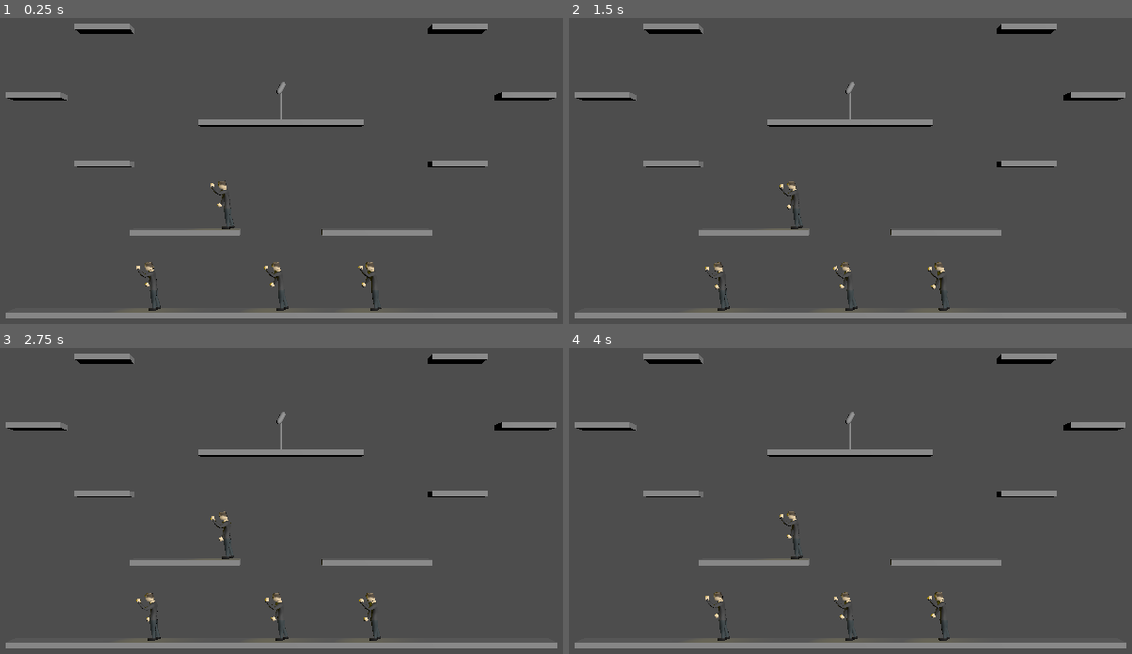
Above: before the commit, frames 1-4 (two rows, left to right).
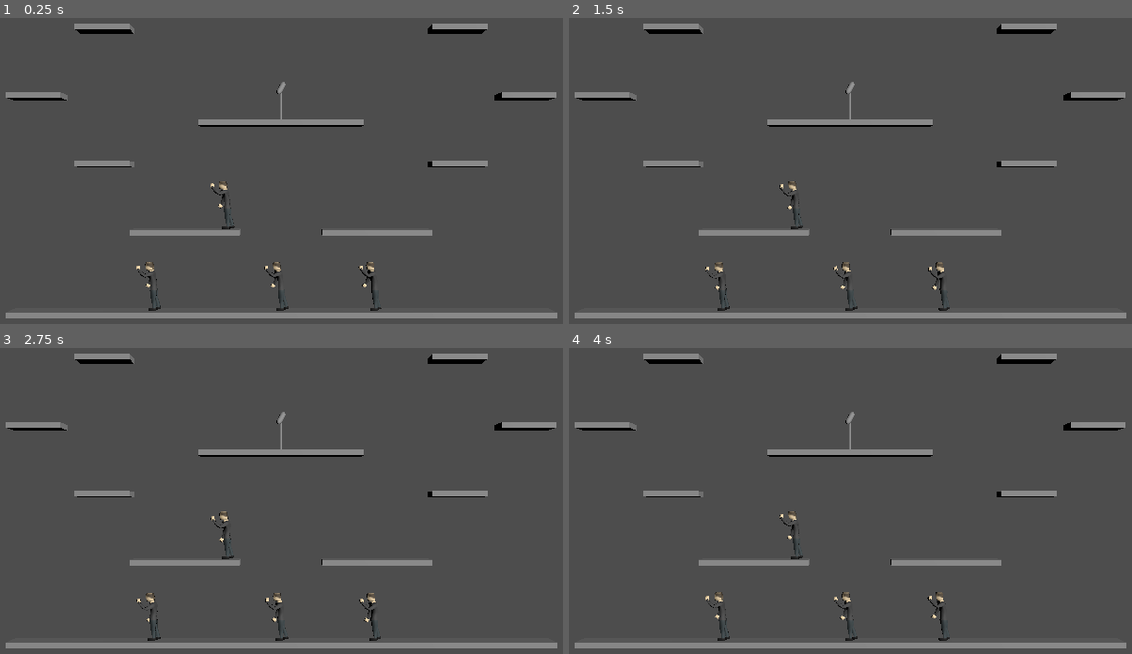
Above: after the commit, the same moments.

Repository: Dethcrvsh/mortal-democracy
Game: Godot game, scene res://scenes/main.tscn
Two runs of this game, one before a commit and one after it. Both use one fixed random seed, a clock stepped at 60 frames per second and the inputs below.
Inputs:
- Up to frame 1 (0.25 s): no input
- Up to frame 2 (1.5 s): no input
- Up to frame 3 (2.75 s): no input
- Up to frame 4 (4 s): no input

The runs differ from the first frame. In frame 1, 0.1% of the frame differs, in the area x 24-67%, y 53-89%; in frame 2, 0.1%; in frame 3, 0.1%; in frame 4, 0.1%.

Commit message:
trying ot fix punch animation

Diff:
--- a/scenes/jimmie_model.tscn
+++ b/scenes/jimmie_model.tscn
@@ -109,11 +109,6 @@
 
 [node name="Jimmie Åkesson" type="Node3D" parent="."]
 
-[node name="SpotLight3D" type="SpotLight3D" parent="Jimmie Åkesson"]
-transform = Transform3D(0.909824, 0, 0.414995, -0.221165, -0.846156, 0.484877, 0.35115, -0.532935, -0.769853, 3.27675, 9.13433, -9.44775)
-light_color = Color(0.960784, 0.882353, 0, 1)
-spot_range = 4.84228
-
 [node name="Camera" type="Node3D" parent="Jimmie Åkesson"]
 transform = Transform3D(0.685921, 0.651558, 0.324014, 0, 0.445271, -0.895396, -0.727676, 0.61417, 0.305421, 7.35889, 4.95831, 6.92579)
 
@@ -124,22 +119,22 @@
 bones/0/parent = -1
 bones/0/rest = Transform3D(1, -1.04921e-10, -2.38307e-07, -1.49054e-08, 0.998014, -0.0629863, 2.3784e-07, 0.0629863, 0.998014, 2.32834e-10, 1.50564, -0.00677861)
 bones/0/enabled = true
-bones/0/position = Vector3(-1.62979e-09, 3.21719, 0.676078)
-bones/0/rotation = Quaternion(0.0534516, -1.18986e-07, -6.31655e-09, 0.998571)
+bones/0/position = Vector3(2.32834e-10, 1.50564, -0.00677861)
+bones/0/rotation = Quaternion(-0.0335461, -1.1878e-07, -5.74276e-09, 0.999437)
 bones/0/scale = Vector3(1, 1, 1)
 bones/1/name = "Spine.001"
 bones/1/parent = 0
 bones/1/rest = Transform3D(1, -2.96282e-09, 4.76796e-07, -3.00698e-09, 0.999922, 0.0125202, -4.76796e-07, -0.0125202, 0.999922, 1.23387e-14, 1.10945, -2.98504e-09)
 bones/1/enabled = true
 bones/1/position = Vector3(1.23387e-14, 1.10945, -2.98504e-09)
-bones/1/rotation = Quaternion(-0.154762, 2.35549e-07, -2.57677e-11, 0.987952)
+bones/1/rotation = Quaternion(-0.198885, 0.0343522, 0.00626524, 0.979401)
 bones/1/scale = Vector3(1, 1, 1)
 bones/2/name = "Shoulder.L"
 bones/2/parent = 1
 bones/2/rest = Transform3D(-0.218917, -0.974755, 0.0439032, 0.974499, -0.216145, 0.0602726, -0.0492616, 0.0559784, 0.997216, 5.90613e-09, 1.38415, -1.50815e-08)
 bones/2/enabled = true
 bones/2/position = Vector3(5.90613e-09, 1.38415, -1.50815e-08)
-bones/2/rotation = Quaternion(0.018778, 0.053813, 0.782466, 0.62008)
+bones/2/rotation = Quaternion(0.140652, 0.151597, 0.786605, 0.581797)
 bones/2/scale = Vector3(1, 1, 1)
 bones/3/name = "Arm1.L"
 bones/3/parent = 2
@@ -153,7 +148,7 @@
 bones/4/rest = Transform3D(0.995259, -0.0972544, 0.0010665, 0.096762, 0.988992, -0.111948, 0.00983269, 0.111521, 0.993713, -2.02297e-07, 1.51898, 9.05745e-09)
 bones/4/enabled = true
 bones/4/position = Vector3(-2.02297e-07, 1.51898, 9.05745e-09)
-bones/4/rotation = Quaternion(-0.635706, 0.0722996, 0.246678, 0.727874)
+bones/4/rotation = Quaternion(-0.310388, 0.328289, 0.309763, 0.83662)
 bones/4/scale = Vector3(1, 1, 1)
 bones/5/name = "Fist.L"
 bones/5/parent = 4
@@ -167,56 +162,56 @@
 bones/6/rest = Transform3D(1, 1.21253e-08, 2.19967e-10, -1.21209e-08, 0.998725, 0.0504862, 3.92474e-10, -0.0504862, 0.998725, 4.0315e-15, 1.38415, 0)
 bones/6/enabled = true
 bones/6/position = Vector3(4.0315e-15, 1.38415, 0)
-bones/6/rotation = Quaternion(-0.312702, -2.88507e-11, -7.46077e-08, 0.949851)
+bones/6/rotation = Quaternion(-0.312485, -0.0285188, -0.0239548, 0.949192)
 bones/6/scale = Vector3(1, 1, 1)
 bones/7/name = "Bone.012"
 bones/7/parent = 6
 bones/7/rest = Transform3D(1, -8.88178e-16, 7.92995e-23, 8.88178e-16, 1, -3.72529e-09, -7.59908e-23, 3.72529e-09, 1, -1.67993e-15, 0.435215, 1.60371e-09)
 bones/7/enabled = true
 bones/7/position = Vector3(-1.67993e-15, 0.435215, 1.60371e-09)
-bones/7/rotation = Quaternion(0.375834, -1.47798e-14, 8.96059e-08, 0.926687)
+bones/7/rotation = Quaternion(0.438189, -2.29585e-10, 1.04491e-07, 0.898883)
 bones/7/scale = Vector3(1, 1, 1)
 bones/8/name = "Shoulder.R"
 bones/8/parent = 1
 bones/8/rest = Transform3D(-0.218917, 0.974755, -0.0439037, -0.974499, -0.216145, 0.0602726, 0.0492615, 0.0559788, 0.997216, 5.15396e-08, 1.38415, 3.11482e-09)
 bones/8/enabled = true
 bones/8/position = Vector3(5.15396e-08, 1.38415, 3.11482e-09)
-bones/8/rotation = Quaternion(0.157643, -0.070234, -0.785513, 0.594294)
+bones/8/rotation = Quaternion(-0.129294, 0.15428, -0.741808, 0.639688)
 bones/8/scale = Vector3(1, 1, 1)
 bones/9/name = "Arm1.R"
 bones/9/parent = 8
 bones/9/rest = Transform3D(0.504621, 0.858681, 0.0895827, -0.862478, 0.496757, 0.0967686, 0.0385925, -0.126095, 0.991267, 1.17763e-07, 1.34359, -3.98627e-09)
 bones/9/enabled = true
 bones/9/position = Vector3(1.17763e-07, 1.34359, -3.98627e-09)
-bones/9/rotation = Quaternion(0.0481653, 0.379066, 0.0862069, 0.920086)
+bones/9/rotation = Quaternion(-0.38066, 0.433036, -0.0655126, 0.814423)
 bones/9/scale = Vector3(1, 1, 1)
 bones/10/name = "Arm2.R"
 bones/10/parent = 9
 bones/10/rest = Transform3D(0.995259, 0.0972544, -0.0010665, -0.096762, 0.988992, -0.111948, -0.0098327, 0.111521, 0.993713, 3.5222e-08, 1.51898, -3.72529e-09)
 bones/10/enabled = true
 bones/10/position = Vector3(3.5222e-08, 1.51898, -3.72529e-09)
-bones/10/rotation = Quaternion(-0.555167, -0.269995, -0.0412896, 0.785613)
+bones/10/rotation = Quaternion(-0.218553, -0.365144, -0.124829, 0.896282)
 bones/10/scale = Vector3(1, 1, 1)
 bones/11/name = "Fist.R"
 bones/11/parent = 10
 bones/11/rest = Transform3D(0.977858, 0.208651, 0.0160441, -0.209259, 0.974298, 0.0833917, 0.00176801, -0.0849027, 0.996388, 2.03135e-07, 1.70106, -9.63684e-10)
 bones/11/enabled = true
 bones/11/position = Vector3(2.03135e-07, 1.70106, -9.63684e-10)
-bones/11/rotation = Quaternion(-0.452441, -0.0368762, -0.188994, 0.870757)
+bones/11/rotation = Quaternion(-0.207325, -0.0156681, -0.228823, 0.951005)
 bones/11/scale = Vector3(1, 1, 1)
 bones/12/name = "LowerSpine"
 bones/12/parent = -1
 bones/12/rest = Transform3D(1, -3.85355e-10, 2.38029e-07, 2.28514e-09, -0.999937, -0.0112191, 2.38018e-07, 0.0112191, -0.999937, 2.32831e-10, 1.50564, -0.00677861)
 bones/12/enabled = true
-bones/12/position = Vector3(-1.6298e-09, 3.21719, 0.676078)
-bones/12/rotation = Quaternion(0.989572, -1.73337e-08, 1.17746e-07, -0.144042)
+bones/12/position = Vector3(2.32831e-10, 1.50564, -0.00677861)
+bones/12/rotation = Quaternion(0.999984, 4.74955e-10, 1.19014e-07, 0.00560965)
 bones/12/scale = Vector3(1, 1, 1)
 bones/13/name = "UpperLeg.L"
 bones/13/parent = 12
 bones/13/rest = Transform3D(1, -1.81828e-08, 1.62481e-09, 1.82534e-08, 0.994644, -0.103364, 2.63332e-10, 0.103364, 0.994644, -0.463424, 0.997645, -0.0459611)
 bones/13/enabled = true
 bones/13/position = Vector3(-0.463424, 0.997645, -0.0459611)
-bones/13/rotation = Quaternion(0.156629, 1.294e-09, 9.24227e-09, 0.987658)
+bones/13/rotation = Quaternion(0.0517512, 3.40827e-10, 9.12127e-09, 0.99866)
 bones/13/scale = Vector3(1, 1, 1)
 bones/14/name = "LowerLeg.L"
 bones/14/parent = 13
@@ -237,7 +232,7 @@
 bones/16/rest = Transform3D(1, -1.81828e-08, -4.75212e-07, -3.10343e-08, 0.994644, -0.103364, 4.74546e-07, 0.103364, 0.994644, 0.463423, 0.997645, -0.0459609)
 bones/16/enabled = true
 bones/16/position = Vector3(0.463423, 0.997645, -0.0459609)
-bones/16/rotation = Quaternion(0.0384539, -0.0172279, 0.0181129, 0.998948)
+bones/16/rotation = Quaternion(0.0517512, -2.37758e-07, -3.21718e-09, 0.99866)
 bones/16/scale = Vector3(1, 1, 1)
 bones/17/name = "LowerLeg.R"
 bones/17/parent = 16
--- a/scripts/player.gd
+++ b/scripts/player.gd
@@ -107,6 +107,7 @@
 
 	# Play run animation if where moving
 	if player_state == PUNCH and animator.current_animation != "ArmatureAction 2":
+		print("here")
 		animator.play("ArmatureAction 2")
 		animator.advance(0.3)
 	elif not is_on_floor():
Not shown: 1 places in scenes/Map2.tscn that only renumber resources
Not shown: 1 places in scenes/main.tscn that only renumber resources
